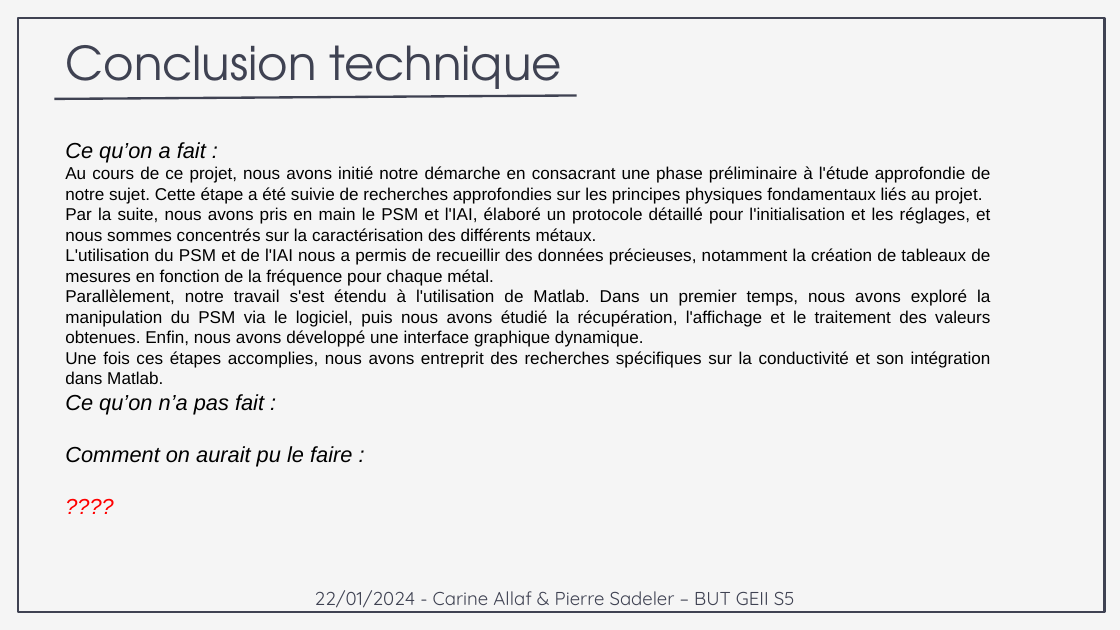
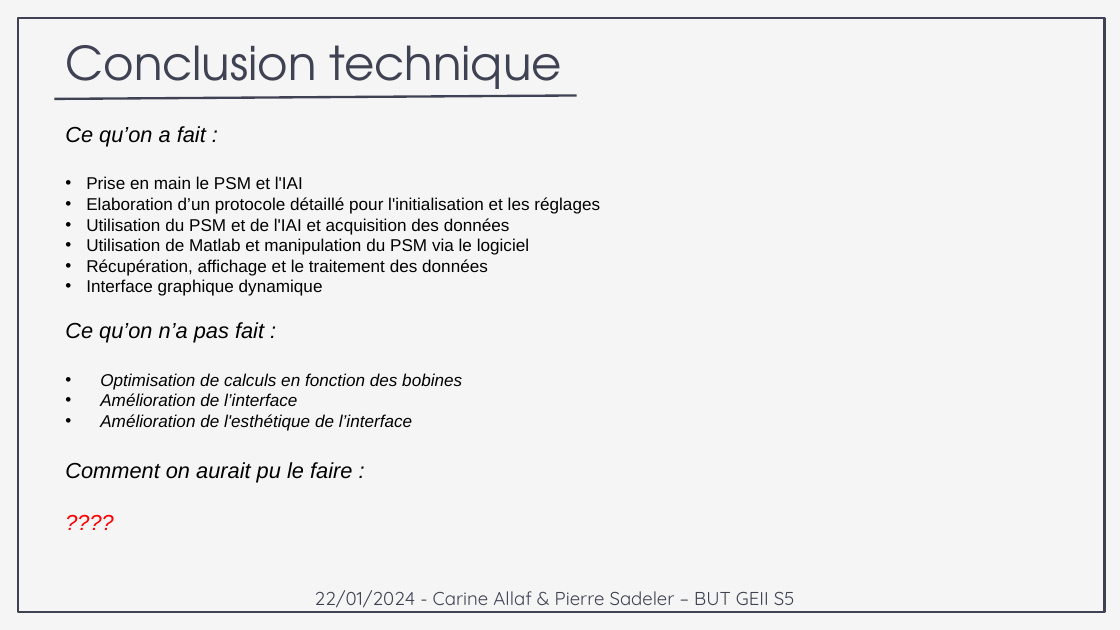
Before and after one commit to psadelerge1/mesures_sans_contact_obj_met, a slide deck: slide 13 of word/PP_Allaf_Sadeler.pptx. Drawn at 1120x630 pixels with LibreOffice and Linux fonts; fonts in the diff are those of the drawing. Boxes give left, top, right and bottom in pixels: in the first picture for what was removed or moved away, otherwise in the second. Text is boxed around its words. In the diff, an @@ line names an element or a change of style, - is before the commit and + after.

```diff
--- a/word/PP_Allaf_Sadeler.pptx
+++ b/word/PP_Allaf_Sadeler.pptx
@@ text "Ce qu’on a fait :": place and size @@
-text "Ce qu’on a fait :" at bbox=[65, 142, 991, 467]
+text "Ce qu’on a fait :" at bbox=[65, 126, 600, 483]
@@ text at bbox=[86, 176, 600, 296]: text changed @@
-Au cours de ce projet, nous avons initié notre démarche en consacrant une phase préliminaire à l'étude approfondie de notre sujet. Cette étape a été suivie de recherches approfondies sur les principes physiques fondamentaux liés au projet.
-Par la suite, nous avons pris en main le PSM et l'IAI, élaboré un protocole détaillé pour l'initialisation et les réglages, et nous sommes concentrés sur la caractérisation des différents métaux.
-L'utilisation du PSM et de l'IAI nous a permis de recueillir des données précieuses, notamment la création de tableaux de mesures en fonction de la fréquence pour chaque métal.
-Parallèlement, notre travail s'est étendu à l'utilisation de Matlab. Dans un premier temps, nous avons exploré la manipulation du PSM via le logiciel, puis nous avons étudié la récupération, l'affichage et le traitement des valeurs obtenues. Enfin, nous avons développé une interface graphique dynamique.
-Une fois ces étapes accomplies, nous avons entreprit des recherches spécifiques sur la conductivité et son intégration dans Matlab.
+• Prise en main le PSM et l'IAI
+• Elaboration d’un protocole détaillé pour l'initialisation et les réglages
+• Utilisation du PSM et de l'IAI et acquisition des données
+• Utilisation de Matlab et manipulation du PSM via le logiciel
+• Récupération, affichage et le traitement des données
+• Interface graphique dynamique
@@ text at bbox=[100, 373, 462, 431]: paragraphs added @@
+• Optimisation de calculs en fonction des bobines
+• Amélioration de l’interface
+• Amélioration de l'esthétique de l’interface
```
Also in this commit, not shown: 13 other slides changed, 1 other file.
